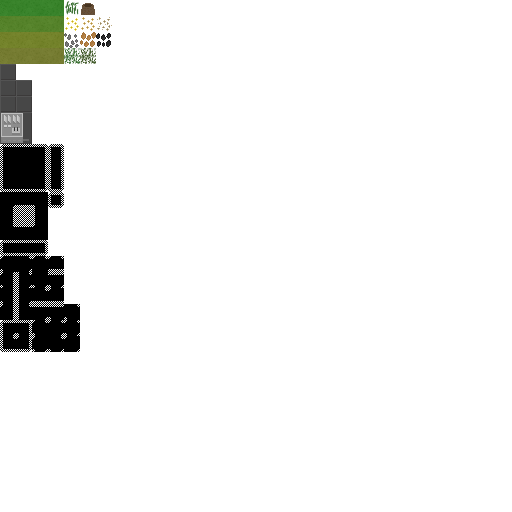
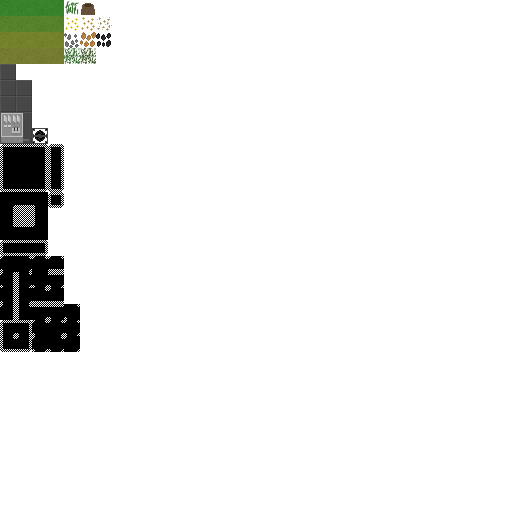
Comparing the layer stacks of the two w=512, h=512 images. Changes:
added layer "drill" above "nest" over [32,128,48,144]
painted on "fog" (5th of 5) over [32,128,48,144]
painted on "large_slab" over [32,128,48,144]
painted on "path_indicator" over [32,128,48,144]
painted on "grass_dead_3" over [32,128,48,144]
painted on "grass_dead_2" over [32,128,48,144]
painted on "grass_pollution_stage_2_3" over [32,128,48,144]
painted on "grass_pollution_stage_2_2" over [32,128,48,144]
painted on "grass_pollution_stage_1_3" over [32,128,48,144]
painted on "grass_pollution_stage_1_2" over [32,128,48,144]
